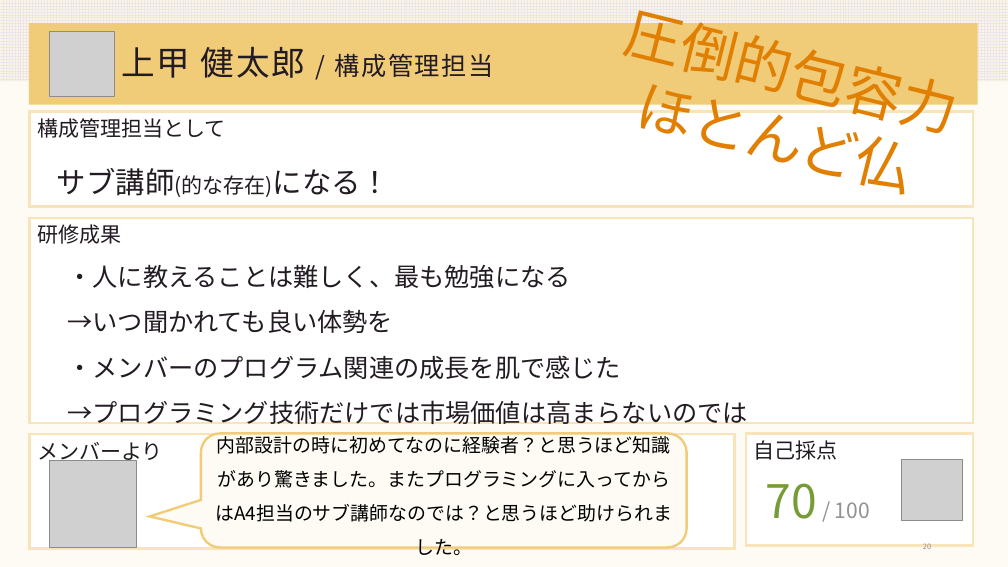
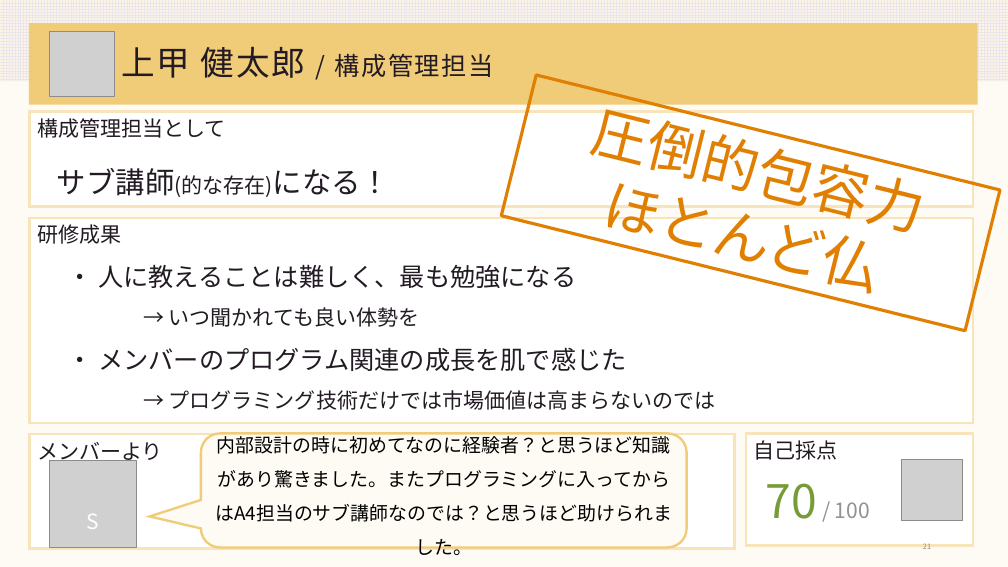
Before and after one commit to DOJO-2021/A-4, a slide deck: slide 21 of documents/worldMap発表資料改良.pptx (slide 20 before the commit). Drawn at 1008x567 pixels with LibreOffice and Linux fonts; fonts in the diff are those of the drawing; grey boxes stand for pictures. Boxes give left, top, right and bottom in pixels: in the first picture for what was removed or moved away, otherwise in the second. Text is boxed around its words. In the diff, an @@ line names an element or a change of style, - is before the commit and + after.

```diff
--- a/documents/worldMap発表資料改良.pptx
+++ b/documents/worldMap発表資料改良.pptx
@@ rectangle "圧倒的包容力": place and size @@
-rectangle "圧倒的包容力" at (621, 0, 952, 193)
+rectangle "圧倒的包容力" at (501, 75, 1000, 331)
@@ rectangle "圧倒的包容力" at (501, 75, 1000, 331): outline none to #E07F02 3 pt @@
@@ text at (67, 265, 716, 410): spaces changed @@
-・人に教えることは難しく、最も勉強になる
-→いつ聞かれても良い体勢を
-・メンバーのプログラム関連の成長を肌で感じた
-→プログラミング技術だけでは市場価値は高まらないのでは
+・ 人に教えることは難しく、最も勉強になる
+→ いつ聞かれても良い体勢を
+・ メンバーのプログラム関連の成長を肌で感じた
+→ プログラミング技術だけでは市場価値は高まらないのでは
@@ text added at (87, 514, 100, 529), 20 pt, text #FFFFFF @@
+S
```
Also in this commit, not shown: 7 other slides changed, 1 slide added, 2 other files.
